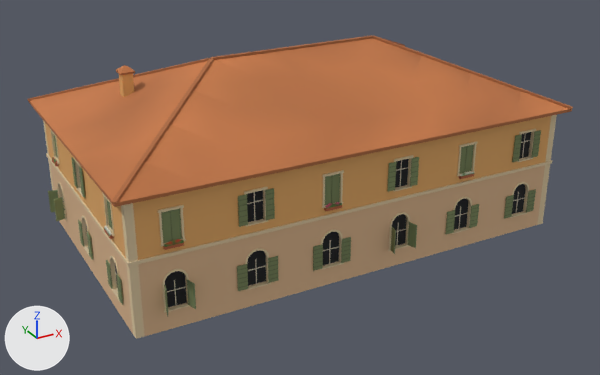
The glTF model games/yorimichi/assets/belmonte/meshes/SM_BM_BHip_MembersBar.glb, before and after one commit.
Before and after are seen from a 50 mm lens placed at (-25.7, -47.3, 25.8), pointed at (-0.5, -1.3, 2.8). Every picture has the same lights, and +X, +Y and +Z are marked at lower left. The first picture is the older version. Vertices at exactly the same position are counted once.

Script lines for the objects in view, before the commit:
```python
me_sm_bhip_membersbar = bpy.data.meshes.new('SM_BHip_MembersBar')
me_sm_bhip_membersbar.from_pydata(...)  # 8570 vertices, 11891 faces; spans x -15.8..15.8, y -9.8..9.8, z -0.3..12.3
me_sm_bhip_membersbar.materials.append(mat_bm_000_m_stone_052)
me_sm_bhip_membersbar.materials.append(mat_bm_001_m_ashlar_052)
me_sm_bhip_membersbar.materials.append(mat_bm_002_m_plaster_029)
me_sm_bhip_membersbar.materials.append(mat_bm_003_m_roof_029)
me_sm_bhip_membersbar.materials.append(mat_bm_004_m_wood_029)
me_sm_bhip_membersbar.materials.append(mat_bm_005_m_iron_006)
me_sm_bhip_membersbar.materials.append(mat_bm_006_m_vcol_005)
me_sm_bhip_membersbar.materials.append(mat_bm_007_m_glass_dark_007)
me_sm_bhip_membersbar.materials.append(mat_bm_008_m_window_lit_005)
ob_sm_bm_bhip_membersbar = bpy.data.objects.new('SM_BM_BHip_MembersBar', me_sm_bhip_membersbar)
ob_sm_bm_bhip_membersbar.location = (0.0, 0.0, 0.0)
```
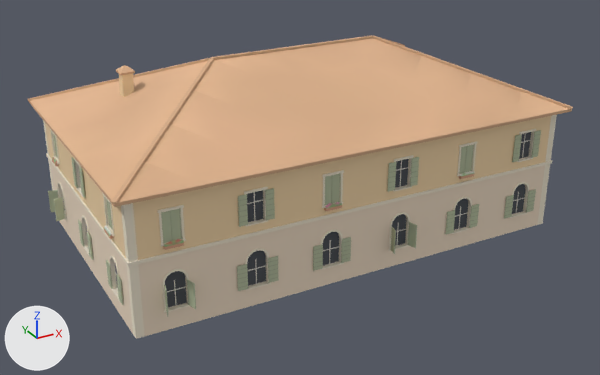
Where the change shows, as pixel boxes (x1, y1, x2, y2) in the pictures (600 x 375 px):
```json
{"part": 1, "of": "me_sm_bhip_membersbar", "change": "recoloured", "before": [27, 35, 573, 339], "after": [27, 35, 573, 339], "on screen": "lighter"}
```

Scene script edits in JSON lines:
```json
{"block": "me_sm_bhip_membersbar", "where": "me_sm_bhip_membersbar.from_pydata(...)  # 8570 vertices, 11891 faces; spans x -15.8..15.8, y -9.8..9.8, z -0.3..12.3"}
{"block": "me_sm_bhip_membersbar", "where": "# used by ob_sm_bm_bhip_membersbar; location = (0.0, 0.0, 0.0)"}
{"block": "me_sm_bhip_membersbar", "change": "me_sm_bhip_membersbar part 1: 11891 faces centred in x -15.7..15.7, y -9.7..9.7, z -0.3..12.3 are repainted in the vertex colours; the middle colour goes from beige #dab48c to beige #eedbc4"}
```
